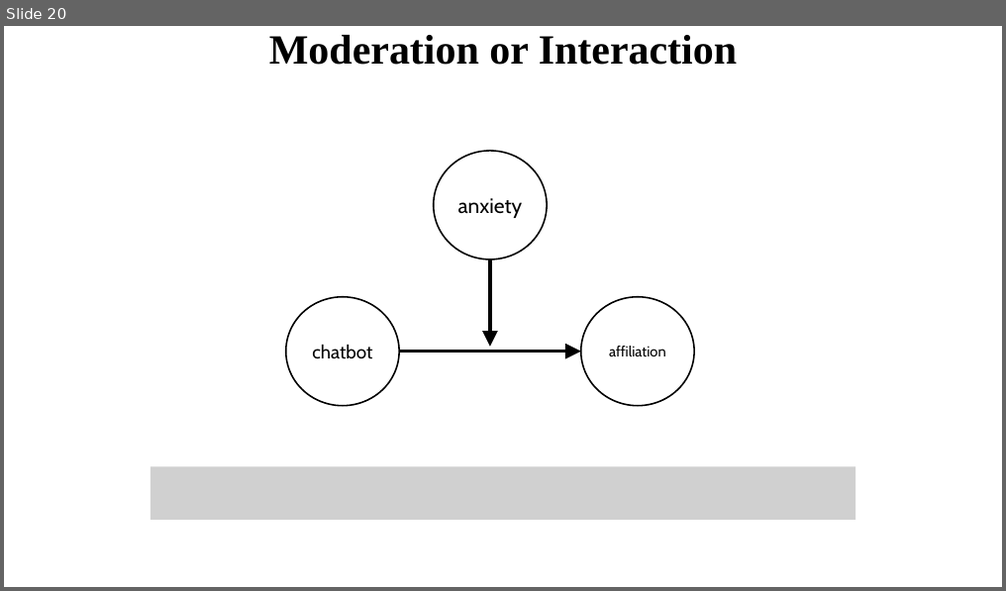
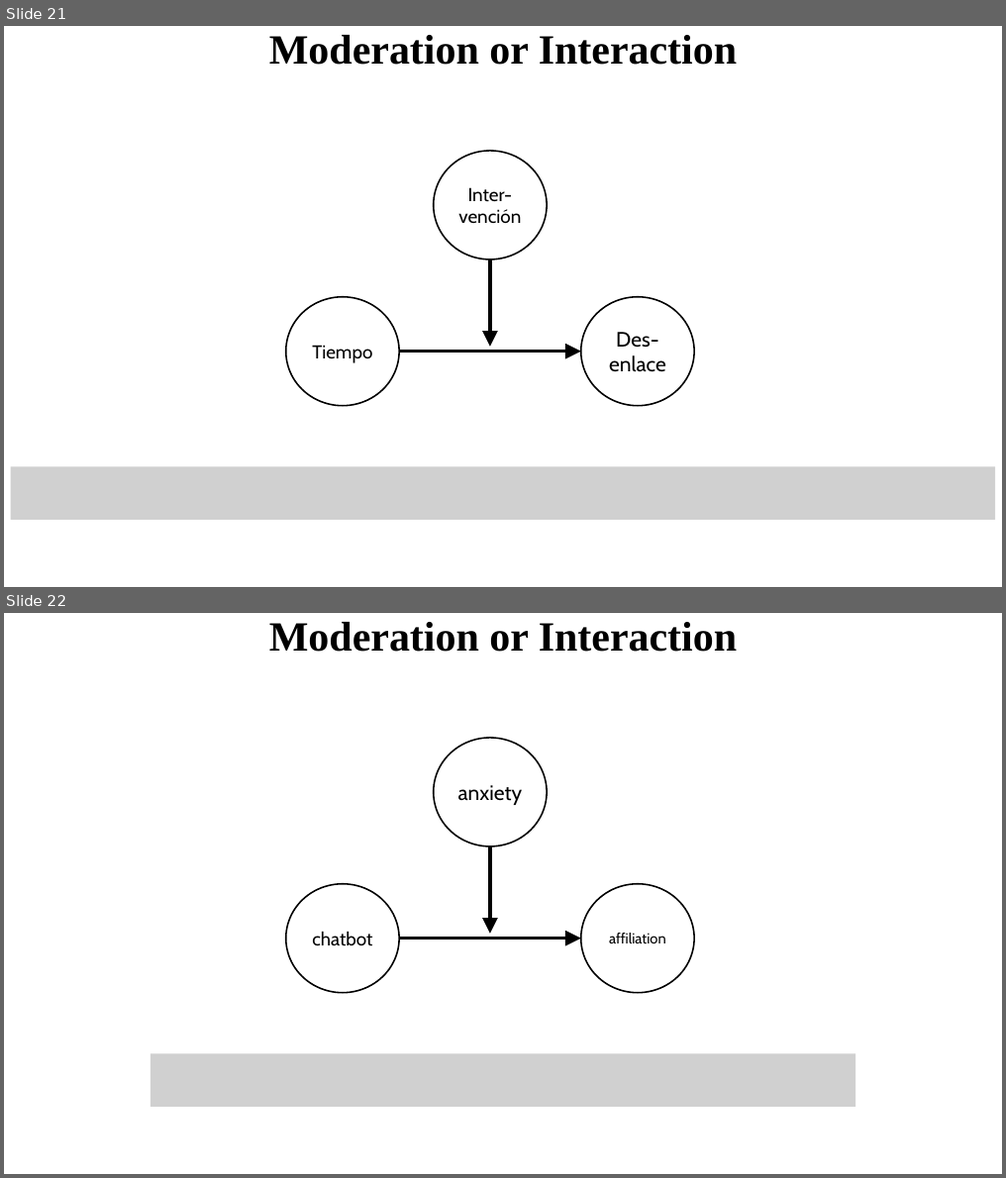
Before and after one commit to santiagocdo/metodologia-y-bioestadisitca, a slide deck: INPRFM/glm.pptx. Shown one above the other, each under a label of ours: slide 20 before the commit, slides 21 and 22 after it. The pictures are 1006x591 and 1006x1178 pixels, drawn with LibreOffice and Linux fonts; fonts in the diff are those of the drawing; grey boxes stand for pictures. Boxes give left, top, right and bottom in pixels: in the first picture for what was removed or moved away, otherwise in the second. Text is boxed around its words. In the diff, an @@ line names an element or a change of style, - is before the commit and + after.

```diff
--- a/INPRFM/glm.pptx
+++ b/INPRFM/glm.pptx
@@ slide 21 added at (4, 26, 1002, 587), background #FFFFFF @@
@@ text added at (269, 35, 737, 65), 40 pt, text #000000, bold @@
+Moderation or Interaction
@@ ellipse added at (434, 151, 547, 260), fill #FFFFFF, outline #000000 1.5 pt, 18 pt, text #000000 @@
+Inter-vención
@@ arrow added from (490, 260) to (490, 347), #000000 3 pt @@
@@ ellipse added at (286, 297, 399, 405), fill #FFFFFF, outline #000000 1.5 pt, 18 pt, text #000000 @@
+Tiempo
@@ ellipse added at (581, 297, 694, 405), fill #FFFFFF, outline #000000 1.5 pt, 20 pt, text #000000 @@
+Des-enlace
@@ arrow added from (399, 352) to (581, 352), #000000 3 pt @@
@@ picture added at (11, 467, 995, 520) @@
@@ what was slide 20 is now slide 22 @@
```
Also in this commit, not shown: 3 other slides added, 1 slide removed, 7 other files.
